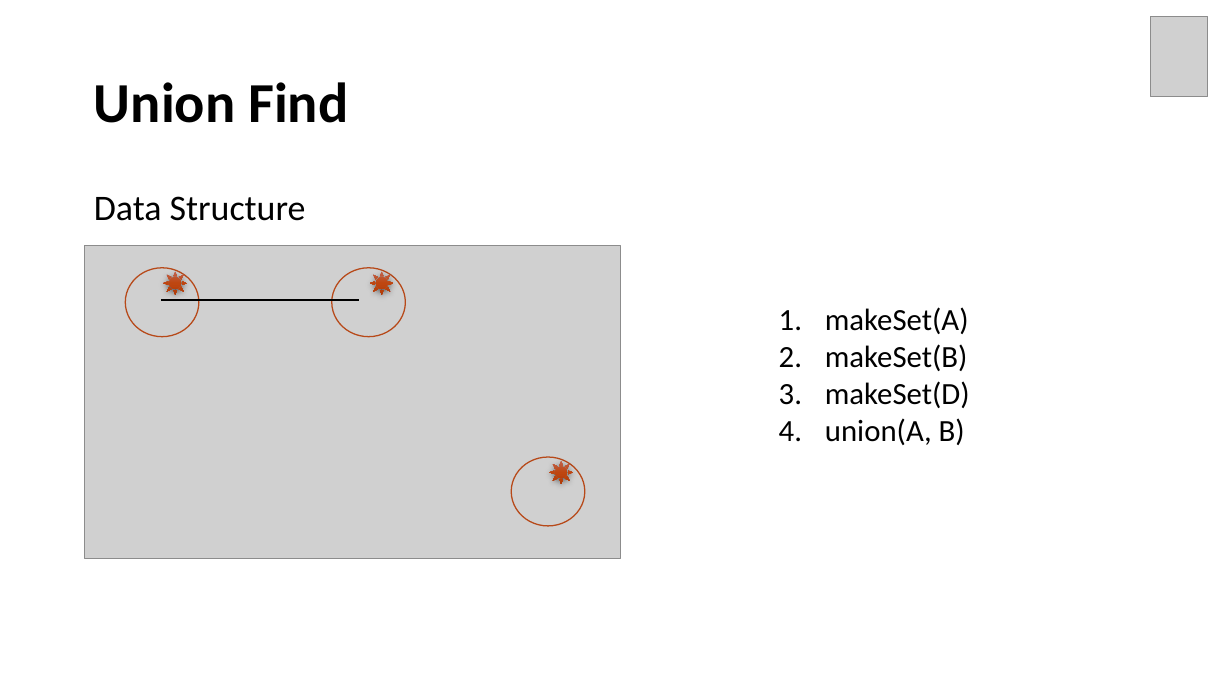
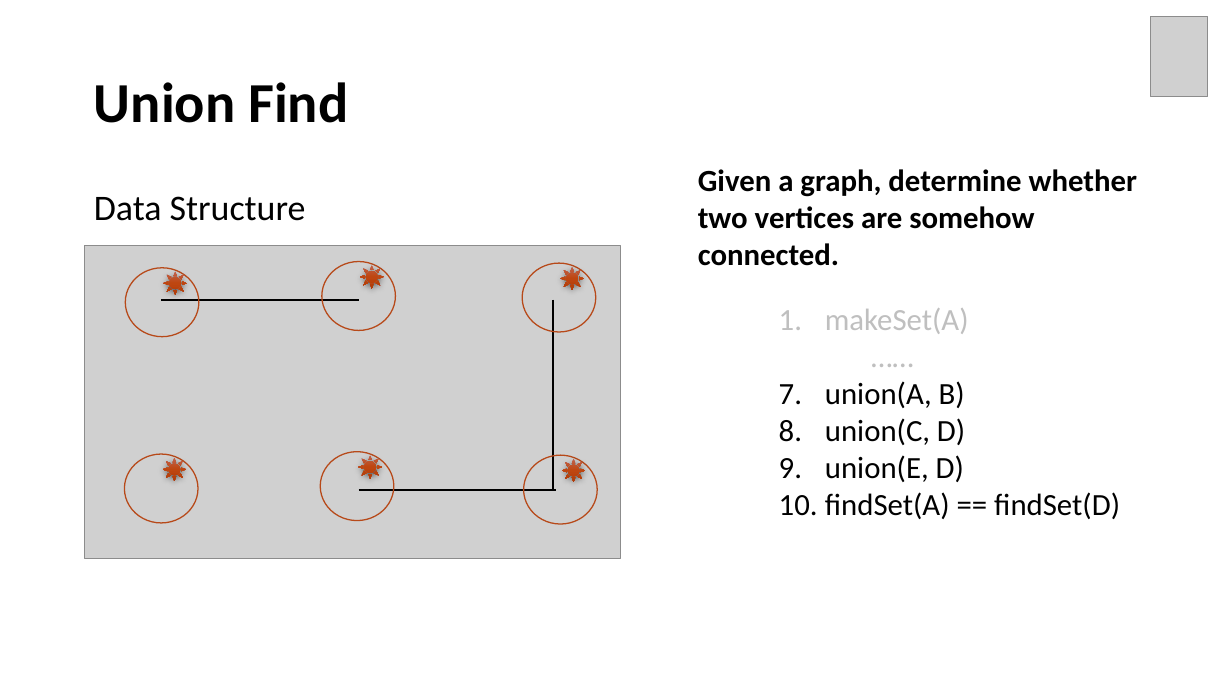
Before and after one commit to Neo-Hao/union-find, a slide deck: slide 8 of slides.pptx. Drawn at 1232x693 pixels with LibreOffice and Linux fonts; fonts in the diff are those of the drawing; grey boxes stand for pictures. Boxes give left, top, right and bottom in pixels: in the first picture for what was removed or moved away, otherwise in the second. Text is boxed around its words. In the diff, an @@ line names an element or a change of style, - is before the commit and + after.

Commit message:
updates on union find two versions

```diff
--- a/slides.pptx
+++ b/slides.pptx
@@ text added at [698, 169, 1137, 266], 24 pt, text #000000, bold @@
+Given a graph, determine whether two vertices are somehow connected.
@@ ellipse: place and size @@
-ellipse at [332, 268, 406, 337]
+ellipse at [322, 262, 396, 331]
@@ sun: place and size @@
-sun at [370, 272, 393, 295]
+sun at [360, 265, 384, 288]
@@ ellipse added at [522, 263, 596, 333], outline #B74919 1 pt @@
@@ sun added at [561, 267, 584, 290], fill gradient #C2634D to #BF4611 to #B13B08 @@
@@ line added from (553, 299) to (553, 491), #000000 1.5 pt @@
@@ text at [825, 308, 969, 408]: text colour #000000 to #BFBFBF in "makeSet(A)" @@
@@ text at [825, 344, 970, 408]: text changed; text colour #000000 to #BFBFBF @@
-2. makeSet(B)
-3. makeSet(D)
+……
@@ text at [825, 418, 1120, 519]: paragraphs added @@
+8. union(C, D)
+9. union(E, D)
+10. findSet(A) == findSet(D)
@@ ellipse added at [125, 454, 199, 523], outline #B74919 1 pt @@
@@ sun added at [163, 457, 186, 481], fill gradient #C2634D to #BF4611 to #B13B08 @@
@@ ellipse added at [321, 452, 395, 521], outline #B74919 1 pt @@
@@ sun added at [359, 456, 382, 479], fill gradient #C2634D to #BF4611 to #B13B08 @@
@@ ellipse: place and size @@
-ellipse at [511, 457, 585, 527]
+ellipse at [524, 456, 598, 525]
@@ sun: place and size @@
-sun at [550, 461, 573, 484]
+sun at [562, 458, 585, 482]
@@ line added from (359, 491) to (556, 491), #000000 1.5 pt @@
```
Also in this commit, not shown: 33 other slides changed, 6 slides added, 10 slides removed.
